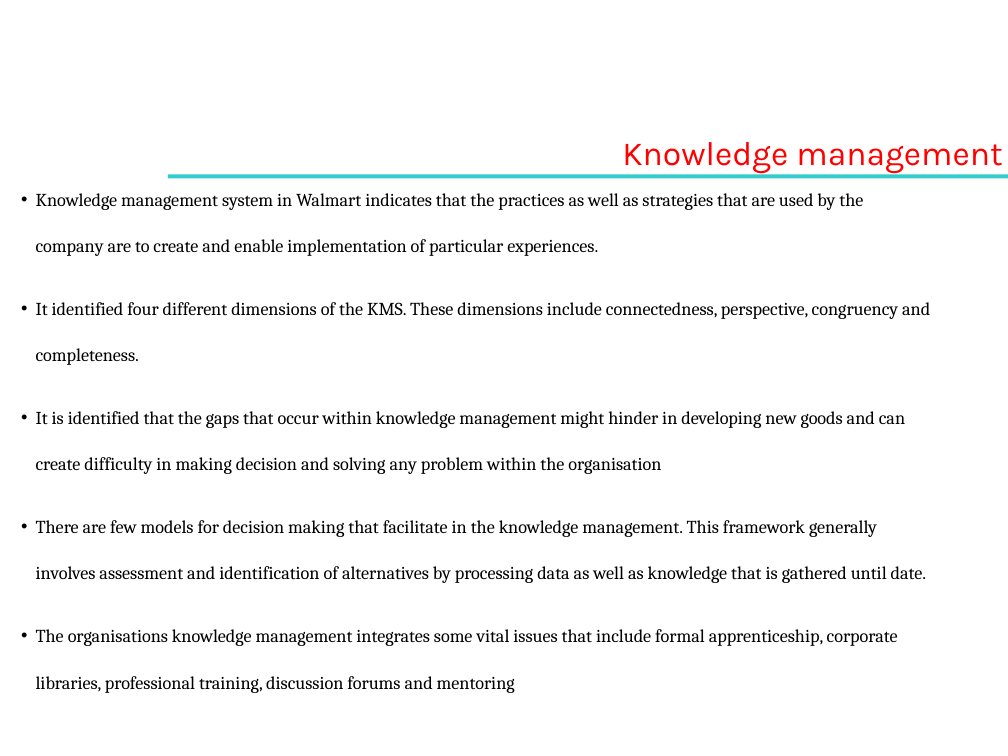
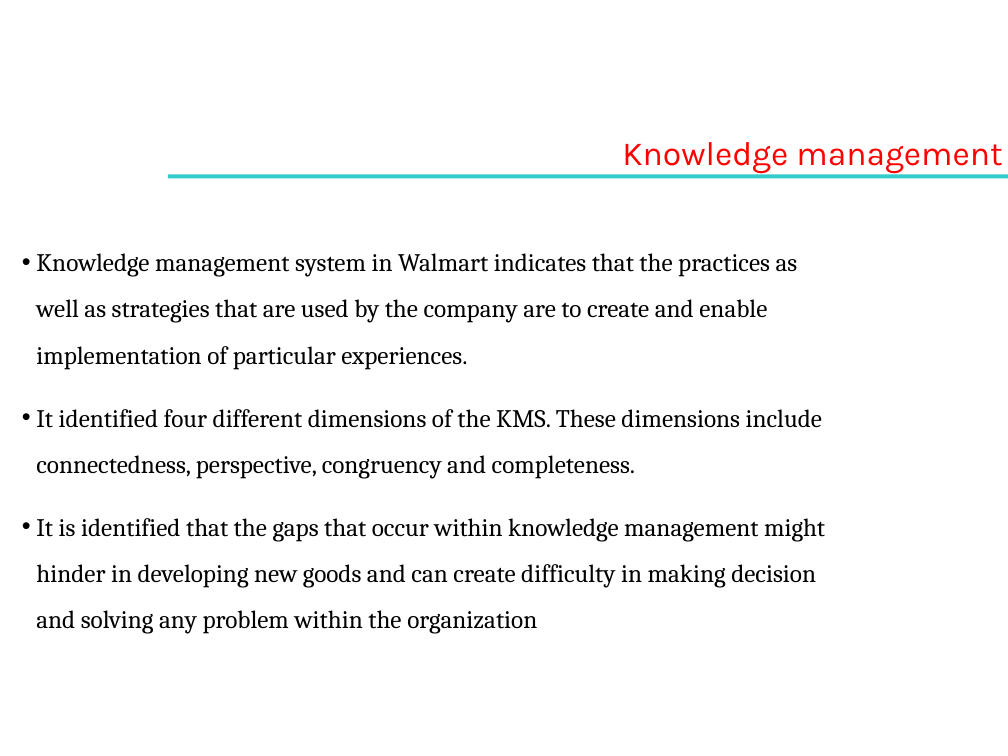
Before and after one commit to asinghania71/KM_PROJECT, a slide deck: slide 6 of kmppt.pptx (slide 4 before the commit). Drawn at 1008x756 pixels with LibreOffice and Linux fonts; fonts in the diff are those of the drawing; background and template pictures are left out. Boxes give left, top, right and bottom in pixels: in the first picture for what was removed or moved away, otherwise in the second. Text is boxed around its words. In the diff, an @@ line names an element or a change of style, - is before the commit and + after.

```diff
--- a/kmppt.pptx
+++ b/kmppt.pptx
@@ text "Knowledge management system in Walmart ...": place and size @@
-text "Knowledge management system in Walmart ..." at [36,193,930,693]
+text "Knowledge management system in Walmart ..." at [36,253,825,634]
@@ text at [36,253,822,479]: size 13 to 18 pt in "Knowledge management system in Walmart indicates that ...", "It identified four different dimensions of the ..." @@
@@ text at [36,518,825,634]: text changed; size 13 to 18 pt @@
-• It is identified that the gaps that occur within knowledge management might hinder in developing new goods and can create difficulty in making decision and solving any problem within the organisation
-• There are few models for decision making that facilitate in the knowledge management. This framework generally involves assessment and identification of alternatives by processing data as well as knowledge that is gathered until date.
-• The organisations knowledge management integrates some vital issues that include formal apprenticeship, corporate libraries, professional training, discussion forums and mentoring
+• It is identified that the gaps that occur within knowledge management might hinder in developing new goods and can create difficulty in making decision and solving any problem within the organization
```
Also in this commit, not shown: 11 other slides changed, 7 slides added, 1 other file.
